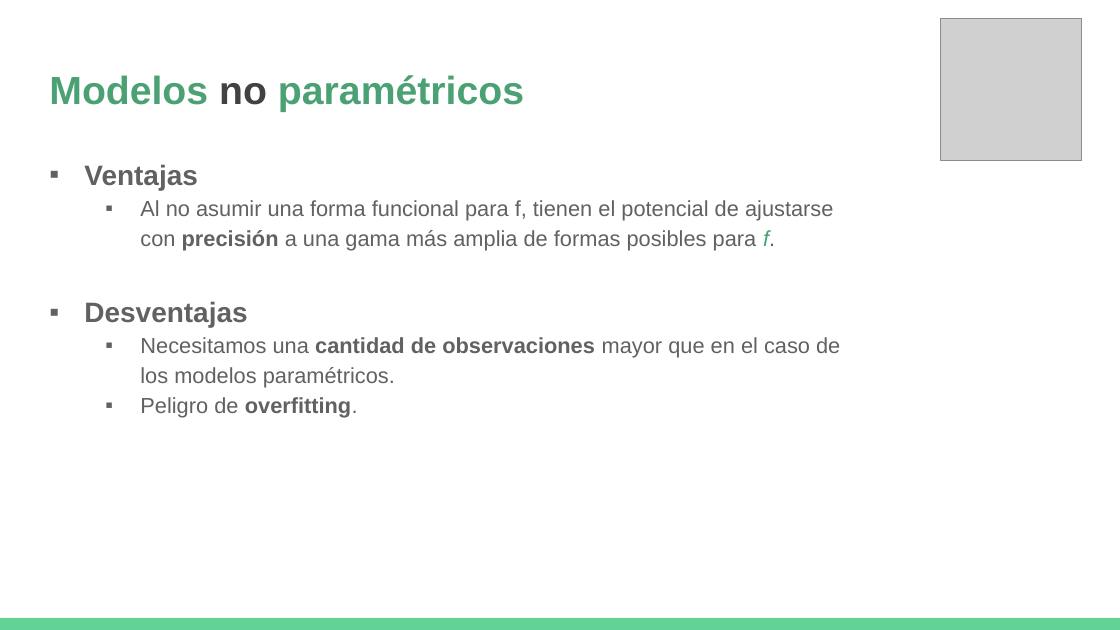
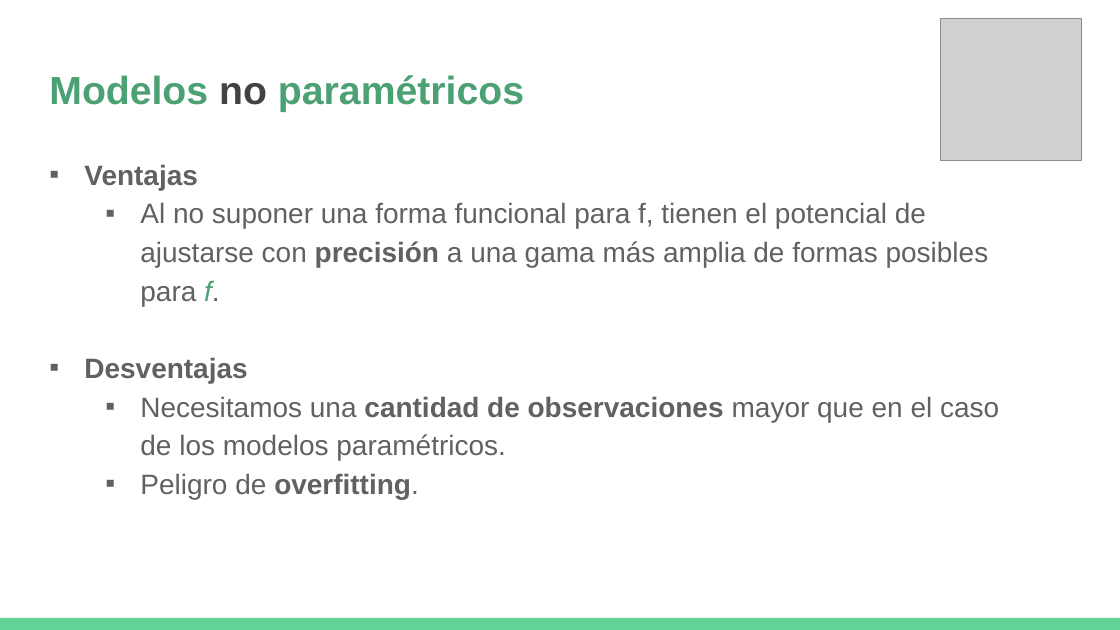
Before and after one commit to DCSCyHD/2023_modulo_3, a slide deck: slide 27 of clase1/teorica_1.pptx. Drawn at 1120x630 pixels with LibreOffice and Linux fonts; fonts in the diff are those of the drawing; grey boxes stand for pictures. Boxes give left, top, right and bottom in pixels: in the first picture for what was removed or moved away, otherwise in the second. Text is boxed around its words. In the diff, an @@ line names an element or a change of style, - is before the commit and + after.

```diff
--- a/clase1/teorica_1.pptx
+++ b/clase1/teorica_1.pptx
@@ text at (140, 202, 989, 306): text changed; size 14 to 18 pt @@
-  ▪ Al no asumir una forma funcional para f, tienen el potencial de ajustarse con precisión a una gama más amplia de formas posibles para f.
+  ▪ Al no suponer una forma funcional para f, tienen el potencial de ajustarse con precisión a una gama más amplia de formas posibles para f.
@@ text at (140, 396, 999, 499): size 14 to 18 pt in "Necesitamos una cantidad de observaciones mayor que ...", "Peligro de overfitting." @@
```
Also in this commit, not shown: 15 other slides changed.
